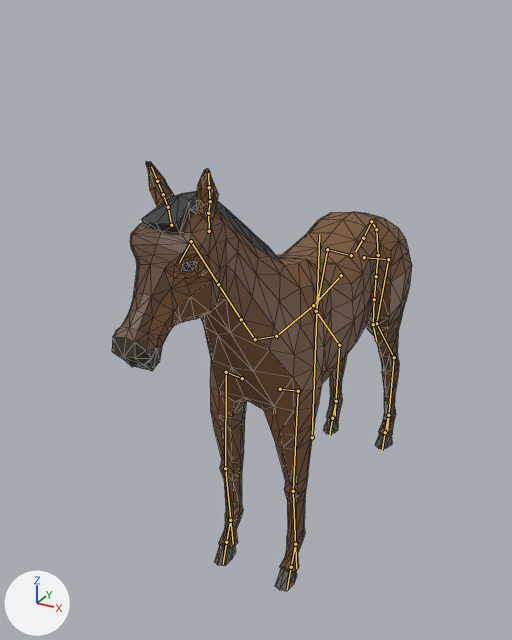
One commit to the glTF model assets_back/02_personnages/animaux/cheval.glb: the scene before it, then after it.
The view is the same before and after, from a camera (50 mm lens) standing at (3.05, -7.01, 5.87) and looking at (-0.56, -0.46, 2.59). Every picture has the same lights, and +X, +Y and +Z are marked at lower left. The older version comes first. The bones that change, and the others that lie on the model, are drawn over the model as lines. Mesh edges are drawn as thin lines.

Objects in the first picture: 'Horse'.
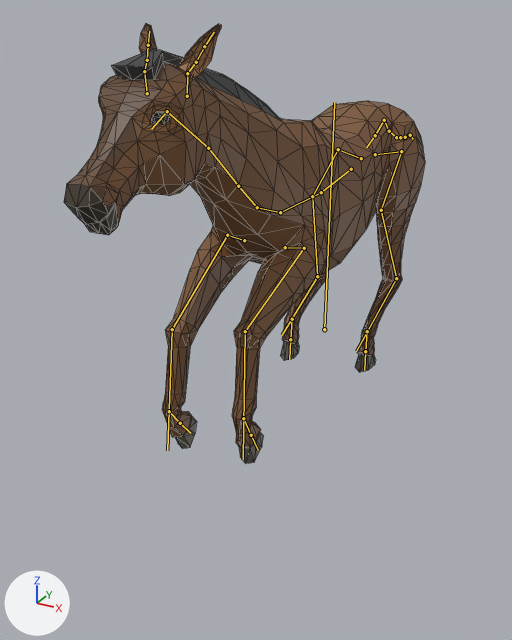
The newer file adds an action. The first version stands in its rest pose; the second is drawn at frame 18 of the action 'Gallop_Jump'.

Location of each change, (x1, y1, x2, y2) in pixels of the pictures (512 x 640 px):
'Horse', posed (20% wider)
    before: (112, 161, 412, 591)
    after: (64, 23, 425, 463)
bone 'Body', root to tip
    before: (312, 437) to (319, 235)
    after: (324, 329) to (334, 102)
bone 'Back', root to tip
    before: (363, 238) to (355, 251)
    after: (375, 135) to (366, 147)
bone 'Neck1', root to tip
    before: (255, 339) to (241, 319)
    after: (257, 207) to (238, 186)
bone 'Neck3', root to tip
    before: (218, 284) to (191, 241)
    after: (208, 148) to (167, 111)
bone 'Head', root to tip
    before: (191, 241) to (179, 262)
    after: (167, 111) to (151, 129)
bone 'Ear2.L', root to tip
    before: (208, 213) to (210, 201)
    after: (187, 73) to (196, 62)
bone 'Ear2.R', root to tip
    before: (168, 207) to (163, 194)
    after: (144, 71) to (147, 60)
bone 'FrontShoulder.L', root to tip
    before: (280, 389) to (298, 391)
    after: (285, 247) to (304, 248)
bone 'FrontUpperLeg.L', root to tip
    before: (298, 391) to (293, 491)
    after: (304, 248) to (245, 331)
bone 'FrontLowerLeg.L', root to tip
    before: (293, 491) to (296, 568)
    after: (245, 331) to (243, 459)
bone 'FrontShoulder.R', root to tip
    before: (242, 378) to (226, 372)
    after: (244, 240) to (227, 235)
bone 'FrontUpperLeg.R', root to tip
    before: (226, 372) to (225, 468)
    after: (227, 235) to (172, 329)
bone 'FrontLowerLeg.R', root to tip
    before: (225, 468) to (233, 544)
    after: (172, 329) to (167, 450)
bone 'BackShoulder.L', root to tip
    before: (364, 257) to (388, 259)
    after: (375, 154) to (401, 151)
bone 'BackLeg.L', root to tip
    before: (388, 259) to (376, 323)
    after: (401, 151) to (381, 210)
bone 'BackUpperLeg.L', root to tip
    before: (376, 323) to (394, 357)
    after: (381, 210) to (396, 278)
bone 'BackLowerLeg.L', root to tip
    before: (394, 357) to (387, 434)
    after: (396, 278) to (356, 351)
bone 'BackShoulder.R', root to tip
    before: (351, 255) to (327, 249)
    after: (361, 158) to (338, 149)
bone 'BackLeg.R', root to tip
    before: (327, 249) to (316, 311)
    after: (338, 149) to (312, 196)
bone 'BackUpperLeg.R', root to tip
    before: (316, 311) to (339, 345)
    after: (312, 196) to (317, 276)
bone 'BackLowerLeg.R', root to tip
    before: (339, 345) to (334, 419)
    after: (317, 276) to (282, 335)
bone 'Tail3', root to tip
    before: (376, 229) to (378, 255)
    after: (389, 131) to (396, 137)
bone 'Tail4', root to tip
    before: (378, 255) to (376, 276)
    after: (396, 137) to (400, 137)
bone 'Tail6', root to tip
    before: (374, 299) to (373, 324)
    after: (405, 137) to (410, 135)
bone 'Tail7', root to tip
    before: (373, 324) to (376, 341)
    after: (410, 135) to (413, 139)
bone 'IKBackLeg.L', root to tip
    before: (388, 415) to (385, 432)
    after: (367, 331) to (365, 351)
bone 'IKFrontLeg.L', root to tip
    before: (295, 544) to (291, 567)
    after: (243, 418) to (251, 435)
bone 'IKBackLeg.R', root to tip
    before: (336, 401) to (332, 418)
    after: (292, 319) to (290, 339)
bone 'IKFrontLeg.R', root to tip
    before: (230, 520) to (226, 542)
    after: (169, 411) to (180, 423)

The edits, one by one:
Bone 'Body' (bone_body) moves from (0.0, 0.0, 0.0) to (0.0, 1.39, -0.27).
Bone 'Body' (bone_body) turns from (0, 0, 0) to (0, -1, 0) degrees about its own x, y and z.
Bone 'Back' (bone_back) moves from (0.0, 0.0, 0.0) to (0.0, 0.19, 0.02).
Bone 'Neck1' (bone_neck1) turns from (0, 0, 0) to (-10, 0, 0) degrees about its own x, y and z.
Bone 'Neck3' (bone_neck3) turns from (0, 0, 0) to (-8, 0, 0) degrees about its own x, y and z.
Bone 'Head' (bone_head) turns from (0, 0, 0) to (27, 0, 0) degrees about its own x, y and z.
Bone 'Ear2.L' (bone_ear2_l) turns from (0, 0, 0) to (-2, 39, 43) degrees about its own x, y and z.
Bone 'Ear2.R' (bone_ear2_r) turns from (0, 0, 0) to (-1, -39, -43) degrees about its own x, y and z.
Bone 'FrontShoulder.L' (bone_frontshoulder_l) moves from (0.0, 0.0, 0.0) to (-0.16, 0.02, -0.02).
Bone 'FrontUpperLeg.L' (bone_frontupperleg_l) turns from (0, 0, 0) to (-68, -1, -2) degrees about its own x, y and z.
Bone 'FrontLowerLeg.L' (bone_frontlowerleg_l) turns from (0, 0, 0) to (-55, 0, 0) degrees about its own x, y and z.
Bone 'FrontShoulder.R' (bone_frontshoulder_r) moves from (0.0, 0.0, 0.0) to (0.16, 0.02, -0.02).
Bone 'FrontUpperLeg.R' (bone_frontupperleg_r) turns from (0, 0, 0) to (-56, -1, -2) degrees about its own x, y and z.
Bone 'FrontLowerLeg.R' (bone_frontlowerleg_r) turns from (0, 0, 0) to (-39, 0, 0) degrees about its own x, y and z.
Bone 'BackShoulder.L' (bone_backshoulder_l) turns from (0, 0, 0) to (-1, -23, 8) degrees about its own x, y and z.
Bone 'BackLeg.L' (bone_backleg_l) turns from (0, 0, 0) to (-1, -2, 4) degrees about its own x, y and z.
Bone 'BackUpperLeg.L' (bone_backupperleg_l) turns from (0, 0, 0) to (11, 2, 3) degrees about its own x, y and z.
Bone 'BackLowerLeg.L' (bone_backlowerleg_l) turns from (0, 0, 0) to (48, 0, -1) degrees about its own x, y and z.
Bone 'BackShoulder.R' (bone_backshoulder_r) moves from (0.0, 0.0, 0.0) to (-0.07, -0.01, 0.0).
Bone 'BackShoulder.R' (bone_backshoulder_r) turns from (0, 0, 0) to (-2, 36, -10) degrees about its own x, y and z.
Bone 'BackLeg.R' (bone_backleg_r) turns from (0, 0, 0) to (-1, 2, -4) degrees about its own x, y and z.
Bone 'BackUpperLeg.R' (bone_backupperleg_r) turns from (0, 0, 0) to (11, -2, -3) degrees about its own x, y and z.
Bone 'BackLowerLeg.R' (bone_backlowerleg_r) turns from (0, 0, 0) to (48, 0, 2) degrees about its own x, y and z.
Bone 'Tail3' (bone_tail3) turns from (0, 0, 0) to (52, -4, 2) degrees about its own x, y and z.
Bone 'Tail4' (bone_tail4) turns from (0, 0, 0) to (32, 0, 4) degrees about its own x, y and z.
Bone 'Tail6' (bone_tail6) turns from (0, 0, 0) to (-6, 0, 0) degrees about its own x, y and z.
Bone 'Tail7' (bone_tail7) turns from (0, 0, 0) to (-36, 0, 1) degrees about its own x, y and z.
Bone 'IKBackLeg.L' (bone_ikbackleg_l) moves from (0.0, 0.0, 0.0) to (0.0, -1.26, -1.8).
Bone 'IKBackLeg.L' (bone_ikbackleg_l) turns from (0, 0, 0) to (21, 0, 0) degrees about its own x, y and z.
Bone 'IKFrontLeg.L' (bone_ikfrontleg_l) moves from (0.0, 0.0, 0.0) to (0.0, -1.67, -1.88).
Bone 'IKFrontLeg.L' (bone_ikfrontleg_l) turns from (0, 0, 0) to (49, 0, 0) degrees about its own x, y and z.
Bone 'IKBackLeg.R' (bone_ikbackleg_r) moves from (0.0, 0.0, 0.0) to (0.0, -1.25, -2.22).
Bone 'IKBackLeg.R' (bone_ikbackleg_r) turns from (0, 0, 0) to (16, 0, 0) degrees about its own x, y and z.
Bone 'IKFrontLeg.R' (bone_ikfrontleg_r) moves from (0.0, 0.0, 0.0) to (0.0, -1.5, -1.74).
Bone 'IKFrontLeg.R' (bone_ikfrontleg_r) turns from (0, 0, 0) to (59, 0, 0) degrees about its own x, y and z.
